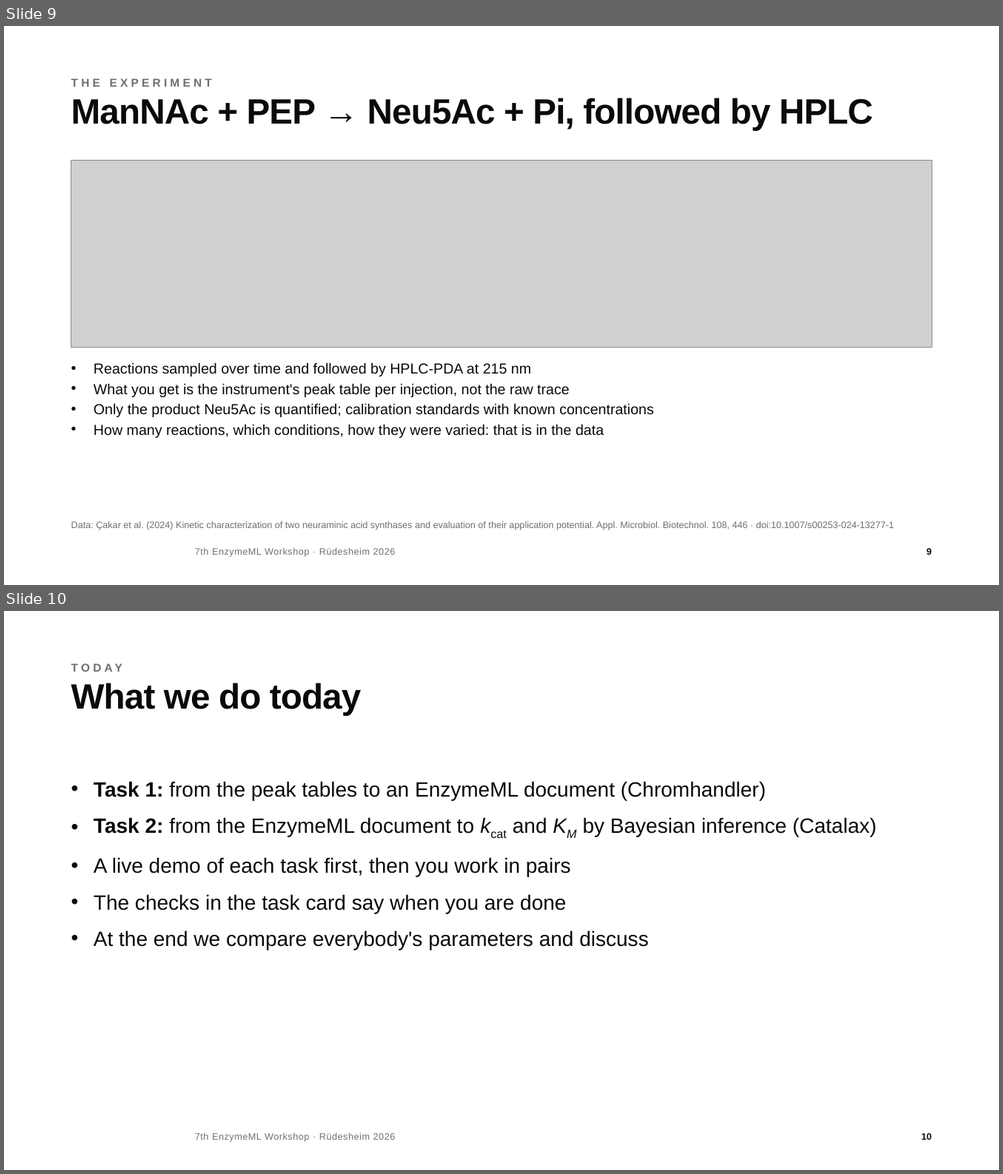
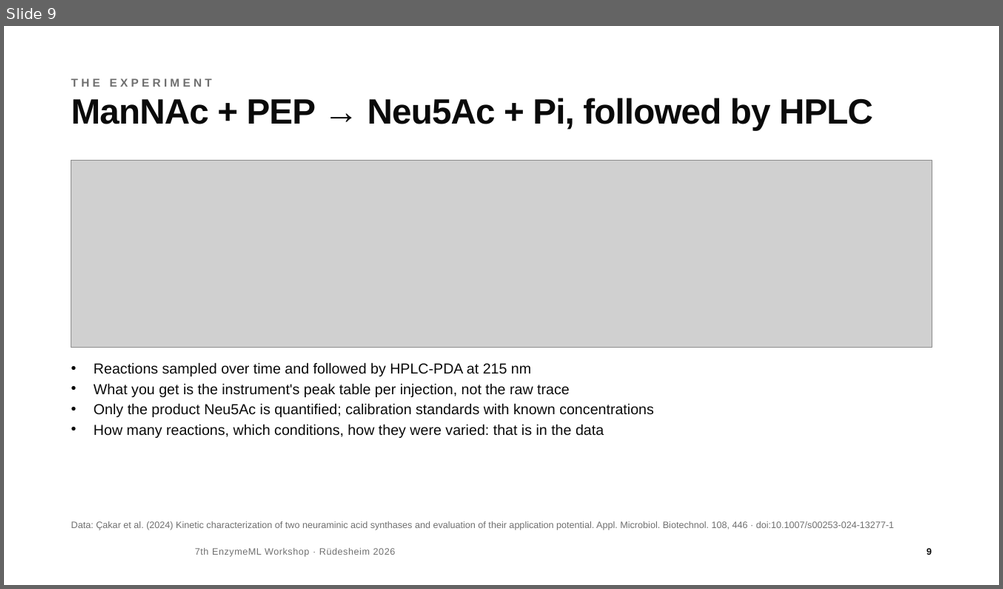
Before and after one commit to haeussma/enzymeml-workshop-modelling-2026, a slide deck: slides/workshop.pptx. Shown one above the other, each under a label of ours: slides 9 and 10 before the commit, slide 9 after it. The pictures are 1003x1174 and 1003x589 pixels, drawn with LibreOffice and Linux fonts; fonts in the diff are those of the drawing; grey boxes stand for pictures; background and template pictures are left out. Boxes give left, top, right and bottom in pixels: in the first picture for what was removed or moved away, otherwise in the second. Text is boxed around its words. In the diff, an @@ line names an element or a change of style, - is before the commit and + after.

```diff
--- a/slides/workshop.pptx
+++ b/slides/workshop.pptx
@@ slide 10 removed at [4, 611, 999, 1170], background #FFFFFF; not listed: 2 template elements that a slide beside it also shows @@
@@ text removed at [71, 652, 931, 675] @@
-TODAY
@@ title removed at [71, 683, 361, 716] @@
-What we do today
@@ text removed at [94, 781, 876, 950] @@
-• Task 1: from the peak tables to an EnzymeML document (Chromhandler)
-• Task 2: from the EnzymeML document to kcat and KM by Bayesian inference (Catalax)
-• A live demo of each task first, then you work in pairs
-• The checks in the task card say when you are done
-• At the end we compare everybody's parameters and discuss
```
Also in this commit, not shown: 1 slide changed, 2 other slides removed, 3 other files.
